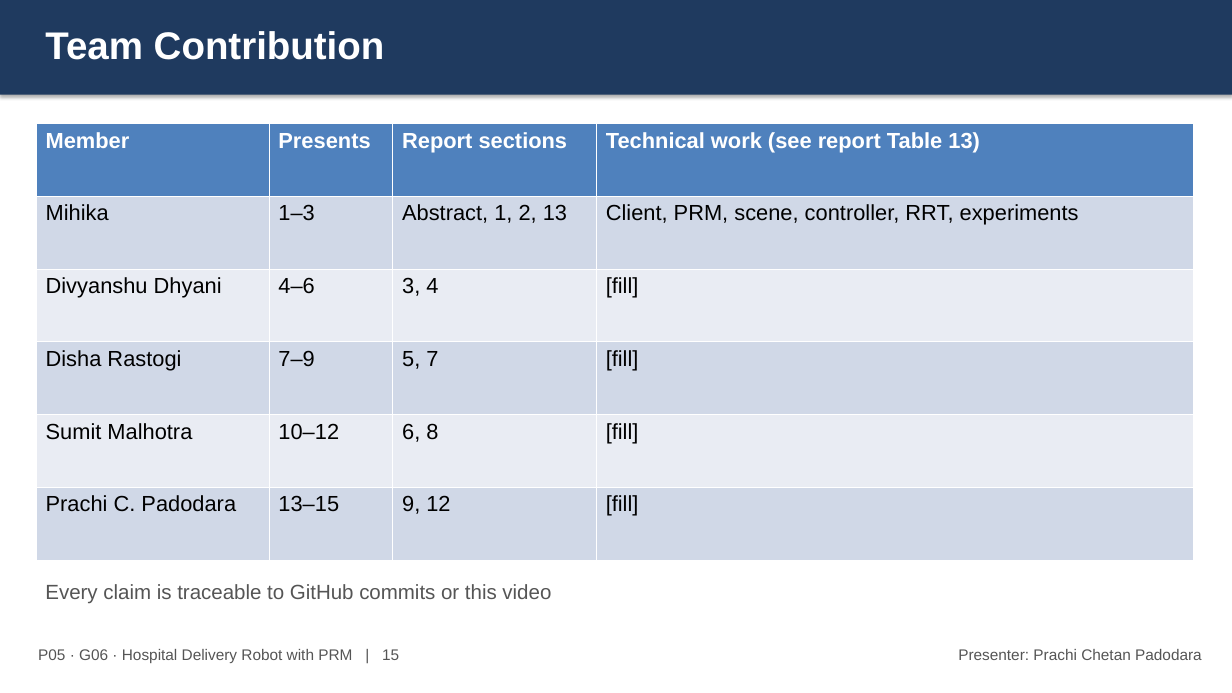
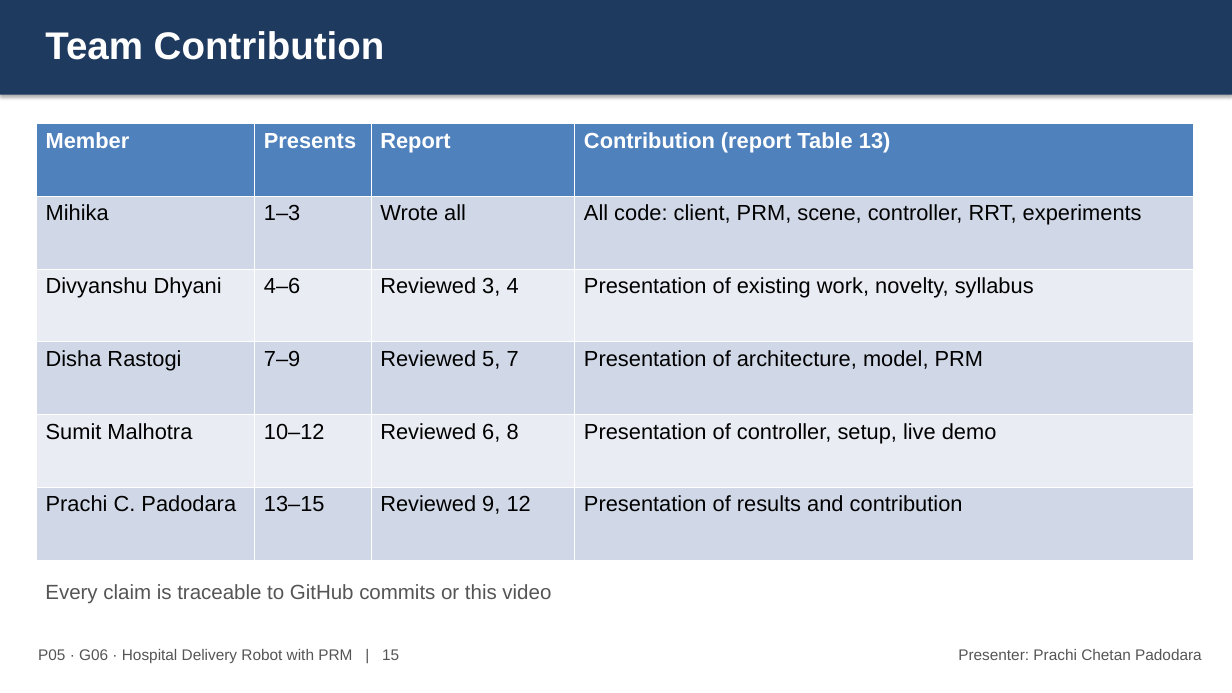
Before and after one commit to MIHIKA06/Hospital-Delivery-Robot-with-Probabilistic-Roadmap-PRM-, a slide deck: slide 15 of docs/slides/AISR_P05_G06_Slides.pptx. Drawn at 1232x693 pixels with LibreOffice and Linux fonts; fonts in the diff are those of the drawing. Boxes give left, top, right and bottom in pixels: in the first picture for what was removed or moved away, otherwise in the second. Text is boxed around its words. In the diff, an @@ line names an element or a change of style, - is before the commit and + after.

Commit message:
Report and slides: truthful contribution and writing allocation
Mihika wrote all code and report sections; the other members are credited
for presenting their slides in the video and reviewing their sections.

```diff
--- a/docs/slides/AISR_P05_G06_Slides.pptx
+++ b/docs/slides/AISR_P05_G06_Slides.pptx
@@ table at (x1=36, y1=124, x2=1192, y2=560) @@
-row 1, column 3: Report sections
+row 1, column 3: Report
-row 1, column 4: Technical work (see report Table 13)
+row 1, column 4: Contribution (report Table 13)
-row 2, column 3: Abstract, 1, 2, 13
+row 2, column 3: Wrote all
-row 2, column 4: Client, PRM, scene, controller, RRT, experiments
+row 2, column 4: All code: client, PRM, scene, controller, RRT, experiments
-row 3, column 3: 3, 4
+row 3, column 3: Reviewed 3, 4
-row 3, column 4: [fill]
+row 3, column 4: Presentation of existing work, novelty, syllabus
-row 4, column 3: 5, 7
+row 4, column 3: Reviewed 5, 7
-row 4, column 4: [fill]
+row 4, column 4: Presentation of architecture, model, PRM
-row 5, column 3: 6, 8
+row 5, column 3: Reviewed 6, 8
-row 5, column 4: [fill]
+row 5, column 4: Presentation of controller, setup, live demo
-row 6, column 3: 9, 12
+row 6, column 3: Reviewed 9, 12
-row 6, column 4: [fill]
+row 6, column 4: Presentation of results and contribution
```
Also in this commit, not shown: 6 other files.
